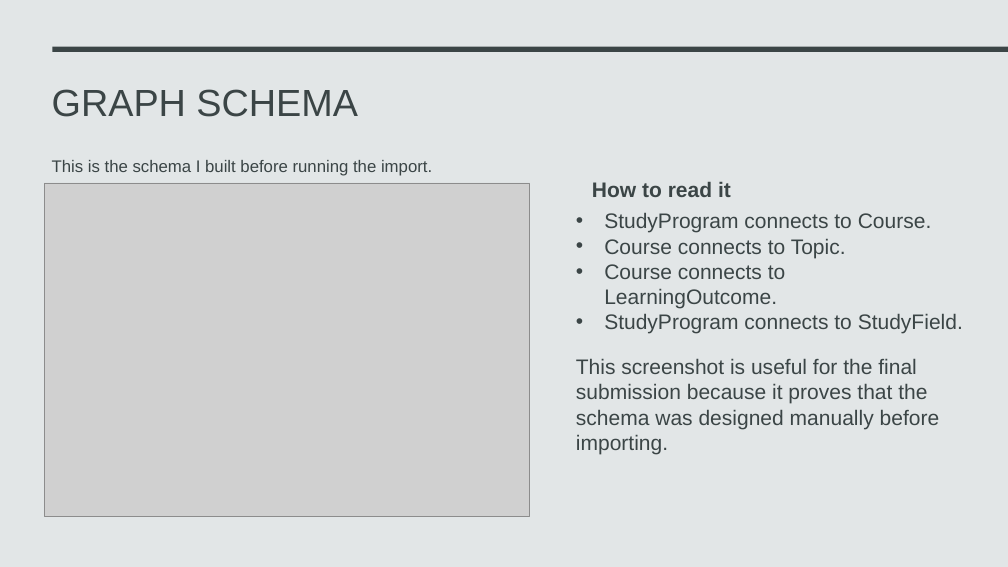
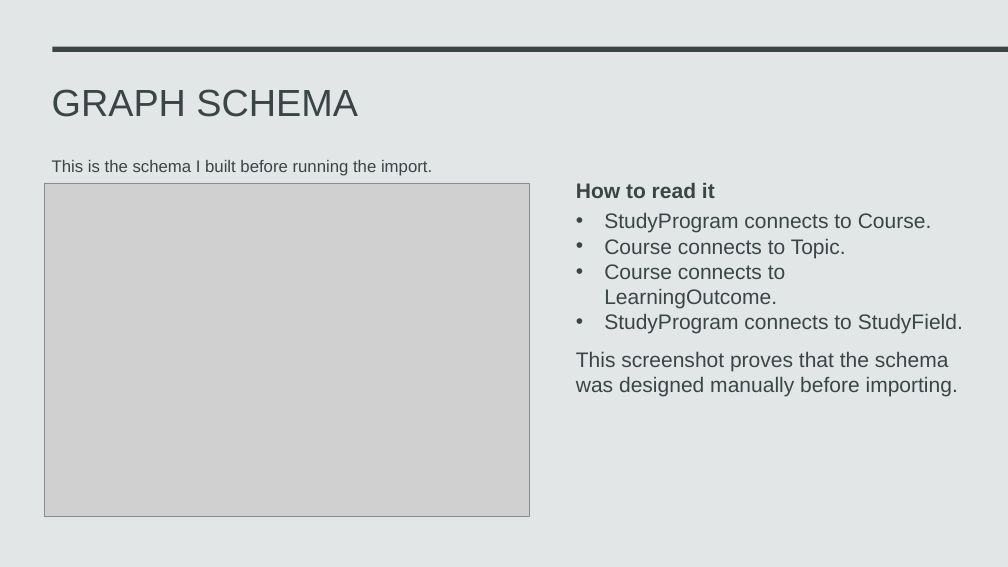
Before and after one commit to nilzellym/KMS-Knowledge-Graph, a slide deck: slide 5 of KnowledgeManagement_Graph.pptx. Drawn at 1008x567 pixels with LibreOffice and Linux fonts; fonts in the diff are those of the drawing; grey boxes stand for pictures. Boxes give left, top, right and bottom in pixels: in the first picture for what was removed or moved away, otherwise in the second. Text is boxed around its words. In the diff, an @@ line names an element or a change of style, - is before the commit and + after.

```diff
--- a/KnowledgeManagement_Graph.pptx
+++ b/KnowledgeManagement_Graph.pptx
@@ text "How to read it": place and size @@
-text "How to read it" at (592,182,731,197)
+text "How to read it" at (576,183,715,198)
@@ text at (576,352,958,397): text changed @@
-This screenshot is useful for the final submission because it proves that the schema was designed manually before importing.
+This screenshot proves that the schema was designed manually before importing.
```
Also in this commit, not shown: 7 other slides changed, 1 other file.
